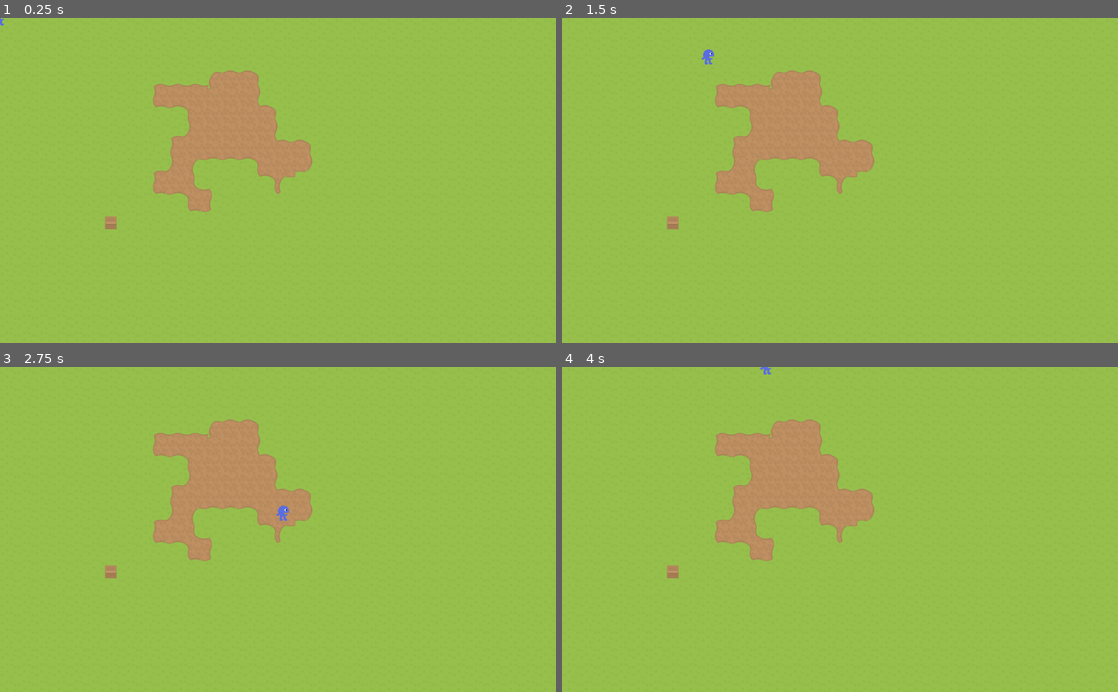
Above: before the commit, frames 1-4 (two rows, left to right).
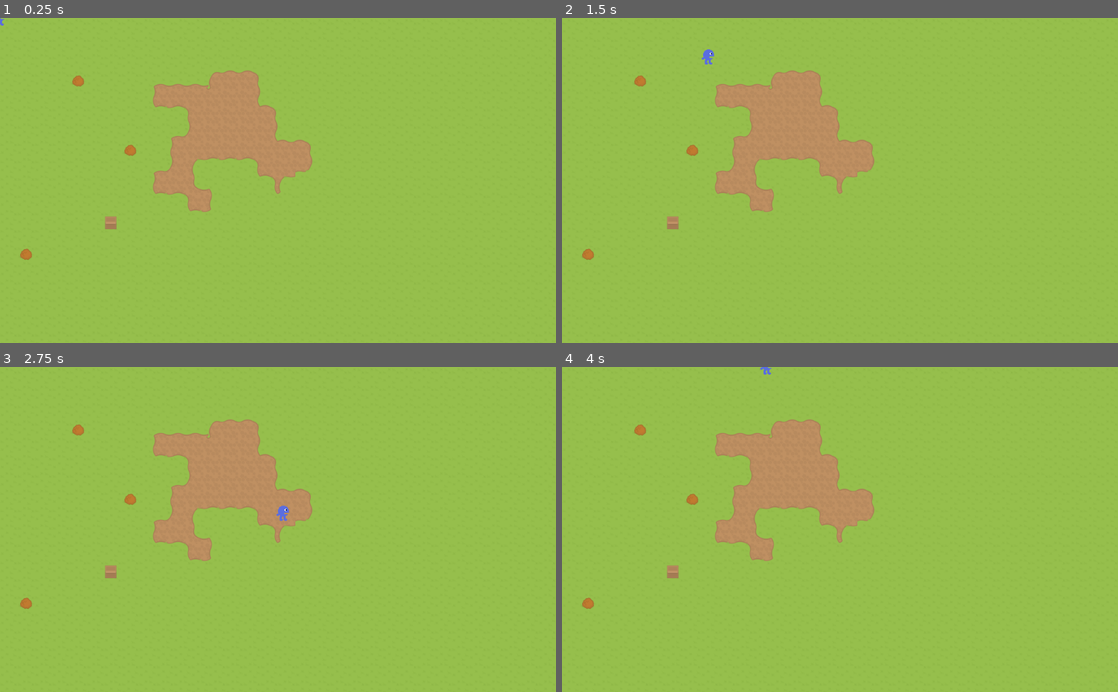
Above: after the commit, the same moments.

Repository: bagedevimo/pxljam19
Game: Godot game, scene res://Game.tscn
Two runs of this game, one before a commit and one after it. Both use one fixed random seed, a clock stepped at 60 frames per second and the inputs below.
Inputs:
- Up to frame 1 (0.25 s): no input
- Up to frame 2 (1.5 s): tap Enter at 0.5 s; hold Right (ui_right) 0.53-1.28 s; tap Space (ui_select) at 0.77 s; hold Down (ui_down) from 1.28 s (still down)
- Up to frame 3 (2.75 s): tap Space (ui_select) at 1.52 s; release Down (ui_down) at 2.03 s; hold Right (ui_right) from 2.03 s (still down)
- Up to frame 4 (4 s): release Right (ui_right) at 2.78 s; hold Up (ui_up) 2.78-3.53 s; tap Space (ui_select) at 3.02, 3.77 s; hold Left (ui_left) from 3.53 s (still down)

The runs differ from the first frame. In frame 1, 0.2% of the frame differs, in the area x 3-25%, y 17-75%; in frame 2, 0.2%; in frame 3, 0.2%; in frame 4, 0.2%.

Commit message:
Add bush objects to scene

Diff:
--- a/Game.tscn
+++ b/Game.tscn
@@ -21,6 +21,7 @@
 cell_quadrant_size = 32
 cell_y_sort = true
 format = 1
+tile_data = PoolIntArray( 196612, 5, 2, 458759, 5, 2, 851969, 5, 2 )
 
 [node name="Player" parent="Obstacles" groups=[
 "player",
